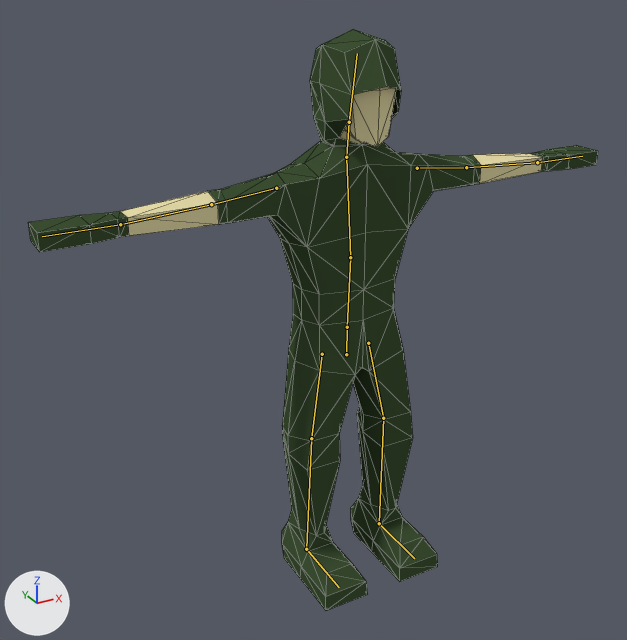
The Blender file Assets/3D/SimpleHuman.blend, before and after one commit.
One viewpoint serves both versions: a 50 mm lens placed at (-1.43, -2.36, 1.27), pointed at (-0.12, 0.03, 0.07). The lights are fixed; the arrows at lower left show +X, +Y and +Z. The bones that bend it are drawn over the model as lines. Mesh edges are drawn as thin lines.

Objects in the first picture: 'Hood', 'HumanMesh'.
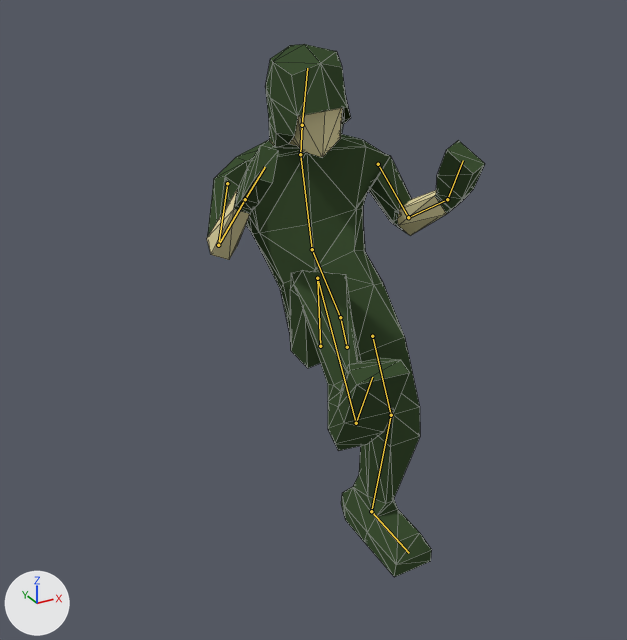
The newer file adds an action. The first version stands in its rest pose; the second is drawn at frame 10 of the action 'AttackB_PartA'.

Boxes [x1, y1, x2, y2] around the edits, measured in the pictures (627 x 640 px):
'HumanMesh', posed (51% narrower, 11% shorter)
    before: [28, 86, 598, 611]
    after: [207, 108, 485, 577]
'Hood', posed (11% shorter)
    before: [310, 29, 401, 146]
    after: [265, 44, 351, 148]
bone 'Pelvis', root to tip
    before: (346, 354) to (347, 327)
    after: (347, 347) to (340, 317)
bone 'Stomach', root to tip
    before: (347, 327) to (350, 257)
    after: (340, 317) to (312, 249)
bone 'Chest', root to tip
    before: (350, 257) to (346, 157)
    after: (312, 249) to (300, 154)
bone 'UpperArm.r', root to tip
    before: (276, 188) to (211, 204)
    after: (227, 183) to (218, 245)
bone 'LowerArm.r', root to tip
    before: (211, 204) to (120, 224)
    after: (218, 245) to (245, 199)
bone 'UpperArm.l', root to tip
    before: (417, 168) to (466, 167)
    after: (378, 164) to (408, 217)
bone 'LowerArm.l', root to tip
    before: (466, 167) to (537, 162)
    after: (408, 217) to (447, 199)
bone 'Hand.l', root to tip
    before: (537, 162) to (582, 156)
    after: (447, 199) to (463, 160)
bone 'Neck', root to tip
    before: (346, 157) to (349, 122)
    after: (300, 154) to (302, 125)
bone 'UpperLeg.r', root to tip
    before: (322, 354) to (311, 438)
    after: (320, 346) to (317, 278)
bone 'LowerLeg.r', root to tip
    before: (311, 438) to (306, 549)
    after: (317, 278) to (356, 423)
bone 'Foot.r', root to tip
    before: (306, 549) to (339, 587)
    after: (356, 423) to (372, 377)
bone 'UpperLeg.l', root to tip
    before: (368, 343) to (383, 418)
    after: (372, 336) to (391, 415)
bone 'LowerLeg.l', root to tip
    before: (383, 418) to (379, 523)
    after: (391, 415) to (371, 511)

What the commit changed:
Bone 'Pelvis' (bone_pelvis) moves from (0.0, 0.0, 0.0) to (0.0, 0.03, 0.0).
Bone 'Pelvis' (bone_pelvis) turns from (0, 0, 0) to (31, -36, -20) degrees about its own x, y and z.
Bone 'Stomach' (bone_stomach) turns from (0, 0, 0) to (-7, 2, 12) degrees about its own x, y and z.
Bone 'Chest' (bone_chest) turns from (0, 0, 0) to (-24, 22, 11) degrees about its own x, y and z.
Bone 'UpperArm.r' (bone_upperarm_r) turns from (0, 0, 0) to (-25, -7, -63) degrees about its own x, y and z.
Bone 'LowerArm.r' (bone_lowerarm_r) turns from (0, 0, 0) to (-100, 0, 0) degrees about its own x, y and z.
Bone 'UpperArm.l' (bone_upperarm_l) turns from (0, 0, 0) to (-11, -18, 64) degrees about its own x, y and z.
Bone 'LowerArm.l' (bone_lowerarm_l) turns from (0, 0, 0) to (-85, 0, 0) degrees about its own x, y and z.
Bone 'Hand.l' (bone_hand_l) turns from (0, 0, 0) to (-30, 0, 0) degrees about its own x, y and z.
Bone 'Neck' (bone_neck) turns from (0, 0, 0) to (20, 15, 0) degrees about its own x, y and z.
Bone 'UpperLeg.r' (bone_upperleg_r) turns from (0, 0, 0) to (-131, -26, -17) degrees about its own x, y and z.
Bone 'LowerLeg.r' (bone_lowerleg_r) turns from (0, 0, 0) to (115, 0, 0) degrees about its own x, y and z.
Bone 'Foot.r' (bone_foot_r) turns from (0, 0, 0) to (20, 0, 0) degrees about its own x, y and z.
Bone 'UpperLeg.l' (bone_upperleg_l) turns from (0, 0, 0) to (30, -39, -7) degrees about its own x, y and z.
Bone 'LowerLeg.l' (bone_lowerleg_l) turns from (0, 0, 0) to (15, 0, 0) degrees about its own x, y and z.
